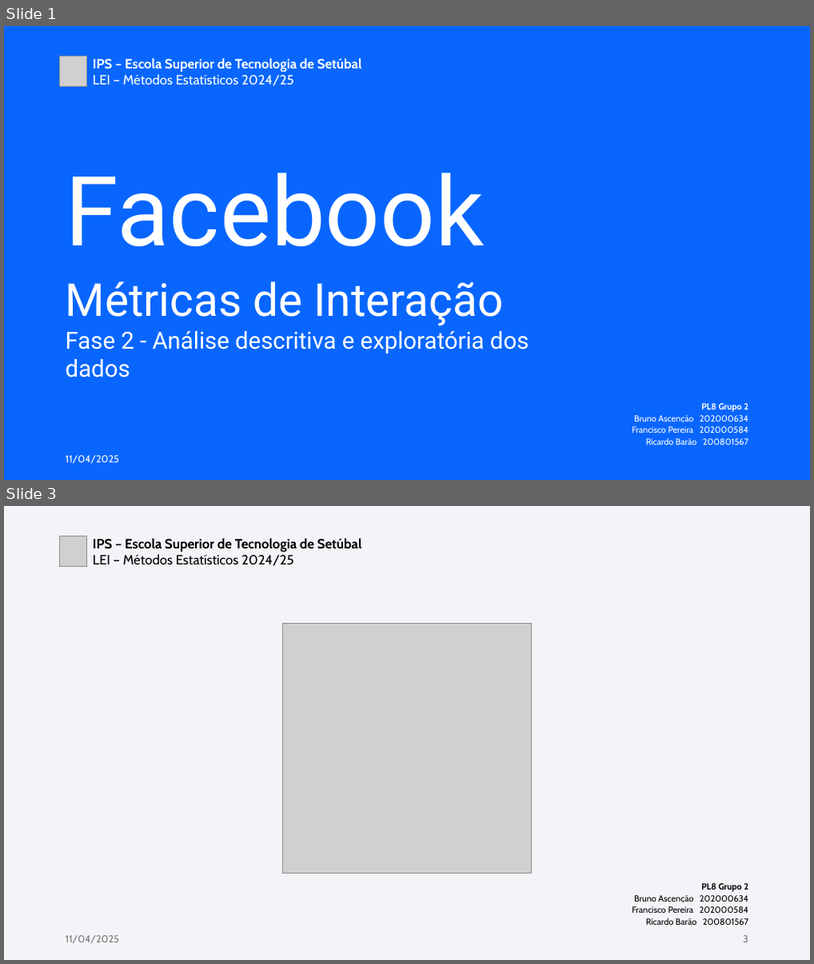
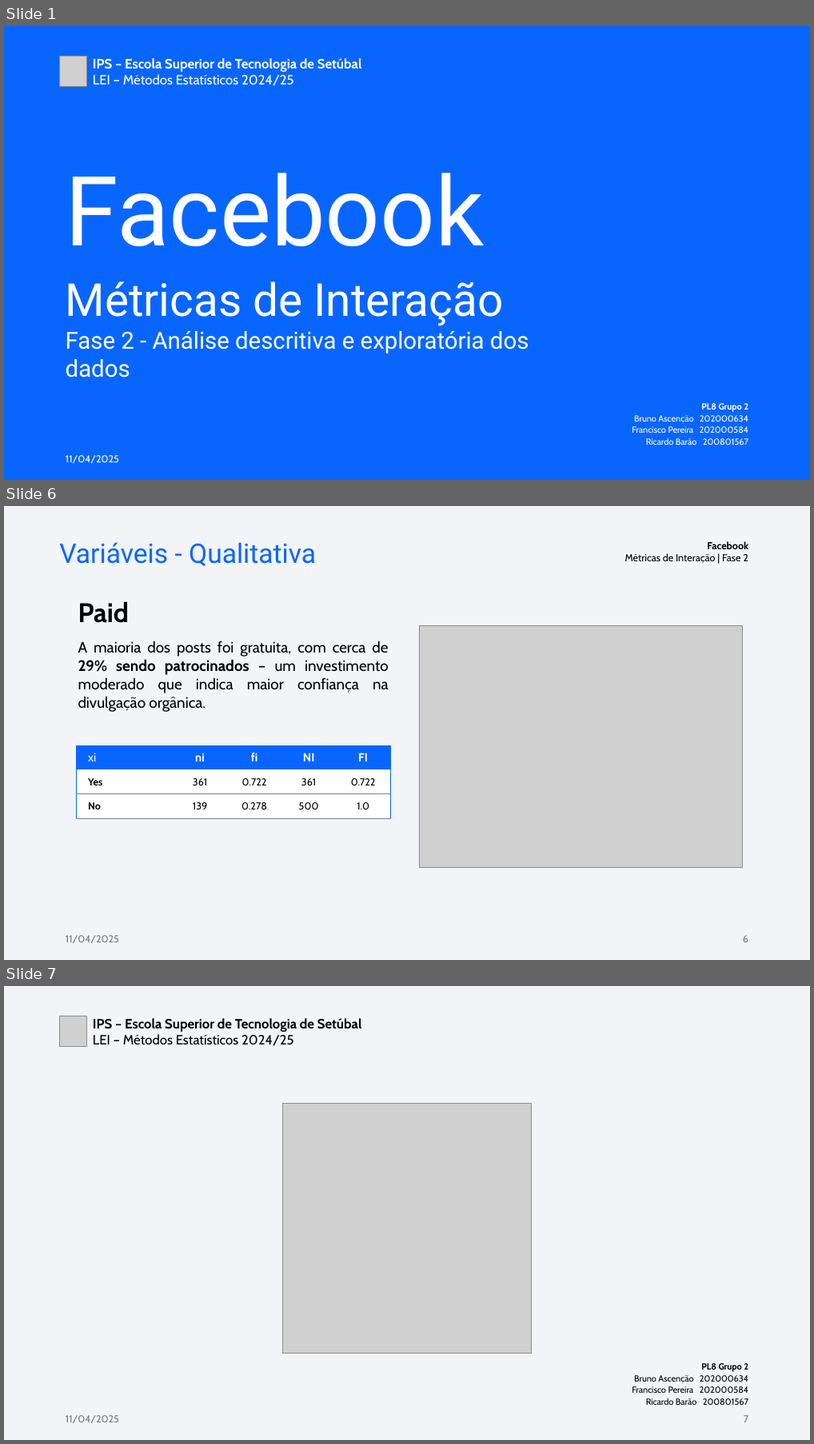
Before and after one commit to vM1sTiKe/LEI-ME-FB, a slide deck: Documents/ME-LEI 2024-2025 - FB Metrics - Phase 2.pptx. Shown one above the other, each under a label of ours: slides 1 and 3 before the commit, slides 1, 6 and 7 after it; the slides between them are not shown. The pictures are 814x964 and 814x1444 pixels, drawn with LibreOffice and Linux fonts; fonts in the diff are those of the drawing; grey boxes stand for pictures. Boxes give left, top, right and bottom in pixels: in the first picture for what was removed or moved away, otherwise in the second. Text is boxed around its words. In the diff, an @@ line names an element or a change of style, - is before the commit and + after.

```diff
--- a/Documents/ME-LEI 2024-2025 - FB Metrics - Phase 2.pptx
+++ b/Documents/ME-LEI 2024-2025 - FB Metrics - Phase 2.pptx
@@ slide 6 added at bbox=[4, 506, 810, 960], background #F2F4F7 @@
@@ text added at bbox=[59, 542, 316, 566], 32 pt, text #0866FF @@
+Variáveis - Qualitativa
@@ text added at bbox=[626, 541, 749, 564], 12 pt, text #000000 @@
+Facebook
+Métricas de Interação | Fase 2
@@ text added at bbox=[78, 601, 389, 712], 18 pt, text #000000 @@
+Paid
+A maioria dos posts foi gratuita, com cerca de 29% sendo patrocinados – um investimento moderado que indica maior confiança na divulgação orgânica.
@@ picture added at bbox=[420, 626, 742, 868] @@
@@ table added at bbox=[76, 745, 390, 818], 3 rows, 5 columns @@
+xi | ni | fi | NI | FI
+Yes | 361 | 0.722 | 361 | 0.722
+No | 139 | 0.278 | 500 | 1.0
@@ text added at bbox=[66, 935, 119, 943], 12 pt, text #797979 @@
+11/04/2025
@@ page number added at bbox=[743, 935, 749, 942], 12 pt, text #797979 @@
+6
@@ what was slide 3 is now slide 7 @@
@@ page number at bbox=[744, 1415, 749, 1422]: text changed @@
-3
+7
```
Also in this commit, not shown: 1 slide changed, 3 other slides added, 4 other files.
